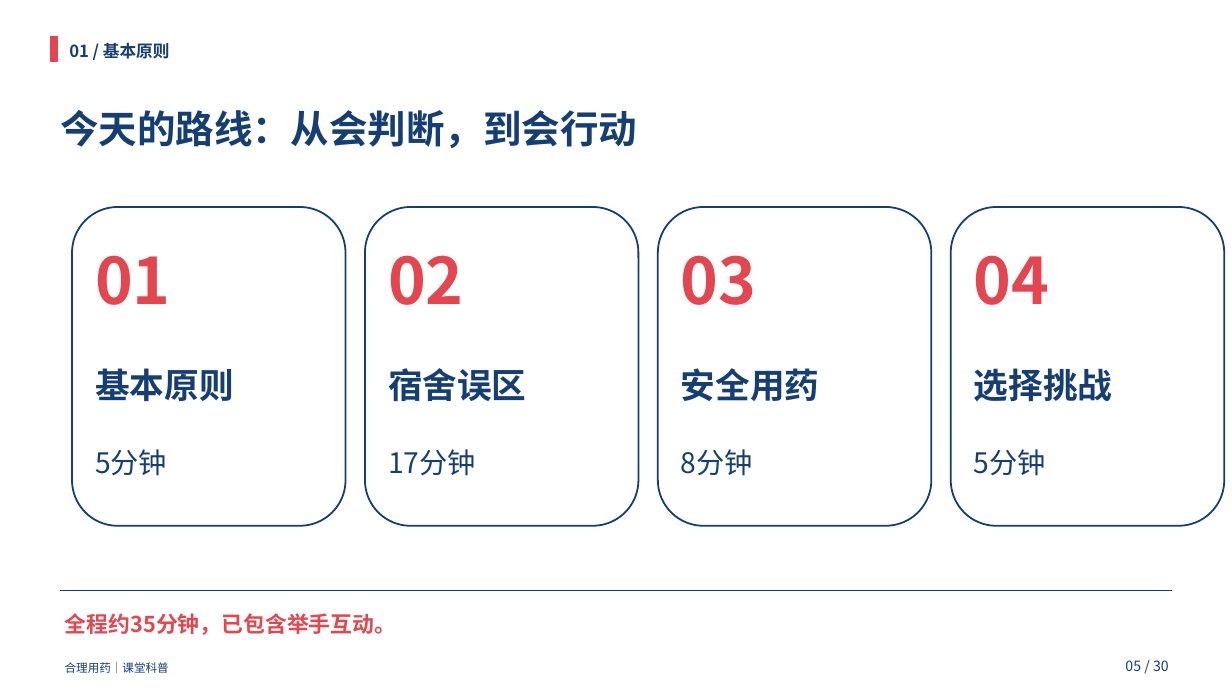
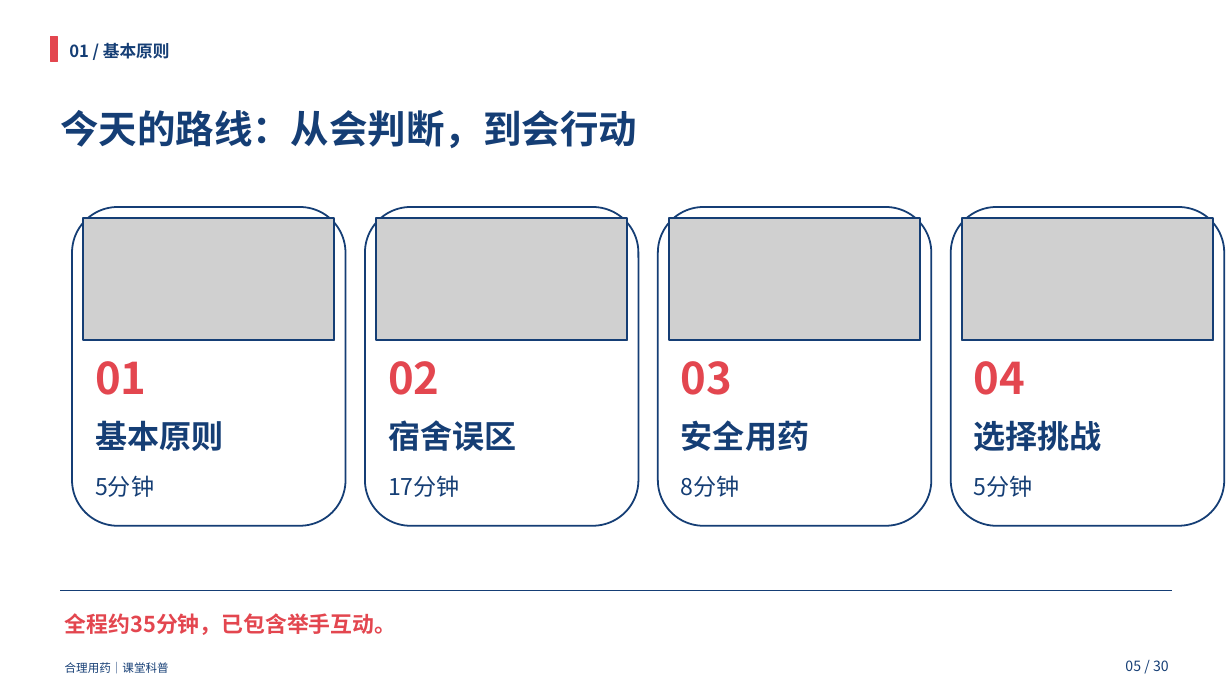
Before and after one commit to HOU-snowyfly/PPTbuilder, a slide deck: slide 5 of 交付文件/合理用药_双人35分钟.pptx. Drawn at 1232x693 pixels with LibreOffice and Linux fonts; fonts in the diff are those of the drawing; grey boxes stand for pictures. Boxes give left, top, right and bottom in pixels: in the first picture for what was removed or moved away, otherwise in the second. Text is boxed around its words. In the diff, an @@ line names an element or a change of style, - is before the commit and + after.

Commit message:
Add licensed real photos to 18 presentation slides and refresh all materials

```diff
--- a/交付文件/合理用药_双人35分钟.pptx
+++ b/交付文件/合理用药_双人35分钟.pptx
@@ picture added at bbox=[83, 218, 335, 340] @@
@@ rectangle added at bbox=[83, 218, 335, 340], outline #153E75 1.5 pt @@
@@ picture added at bbox=[376, 218, 628, 340] @@
@@ rectangle added at bbox=[376, 218, 628, 340], outline #153E75 1.5 pt @@
@@ picture added at bbox=[669, 218, 921, 340] @@
@@ rectangle added at bbox=[669, 218, 921, 340], outline #153E75 1.5 pt @@
@@ picture added at bbox=[962, 218, 1214, 340] @@
@@ rectangle added at bbox=[962, 218, 1214, 340], outline #153E75 1.5 pt @@
@@ text "01": place and size @@
-text "01" at bbox=[95, 255, 171, 305]
+text "01" at bbox=[95, 361, 146, 395]
@@ text "02": place and size @@
-text "02" at bbox=[388, 255, 464, 305]
+text "02" at bbox=[388, 361, 439, 395]
@@ text "03": place and size @@
-text "03" at bbox=[681, 255, 757, 305]
+text "03" at bbox=[681, 361, 732, 395]
@@ size 50 to 34 pt in 4 elements at bbox=[95, 361, 146, 395], bbox=[388, 361, 439, 395], bbox=[681, 361, 732, 395], bbox=[974, 361, 1025, 395] @@
@@ text "04": place and size @@
-text "04" at bbox=[974, 255, 1050, 305]
+text "04" at bbox=[974, 361, 1025, 395]
@@ text "基本原则": place and size @@
-text "基本原则" at bbox=[95, 368, 234, 401]
+text "基本原则" at bbox=[95, 420, 223, 451]
@@ text "宿舍误区": place and size @@
-text "宿舍误区" at bbox=[388, 368, 527, 401]
+text "宿舍误区" at bbox=[388, 420, 516, 451]
@@ text "安全用药": place and size @@
-text "安全用药" at bbox=[681, 368, 820, 401]
+text "安全用药" at bbox=[681, 420, 809, 451]
@@ size 27 to 25 pt in 4 elements at bbox=[95, 420, 223, 451], bbox=[388, 420, 516, 451], bbox=[681, 420, 809, 451], bbox=[974, 420, 1102, 451] @@
@@ text "选择挑战": place and size @@
-text "选择挑战" at bbox=[974, 368, 1113, 401]
+text "选择挑战" at bbox=[974, 420, 1102, 451]
@@ text "5分钟": place and size @@
-text "5分钟" at bbox=[95, 449, 167, 476]
+text "5分钟" at bbox=[95, 475, 154, 497]
@@ text "17分钟": place and size @@
-text "17分钟" at bbox=[388, 449, 476, 476]
+text "17分钟" at bbox=[388, 475, 460, 497]
@@ text "8分钟": place and size @@
-text "8分钟" at bbox=[681, 449, 753, 476]
+text "8分钟" at bbox=[681, 475, 740, 497]
@@ size 22 to 18 pt in 4 elements at bbox=[95, 475, 154, 497], bbox=[388, 475, 460, 497], bbox=[681, 475, 740, 497], bbox=[974, 475, 1033, 497] @@
@@ text "5分钟": place and size @@
-text "5分钟" at bbox=[974, 449, 1046, 476]
+text "5分钟" at bbox=[974, 475, 1033, 497]
```
Also in this commit, not shown: 20 other slides changed, 2 slides added, 23 other files.
